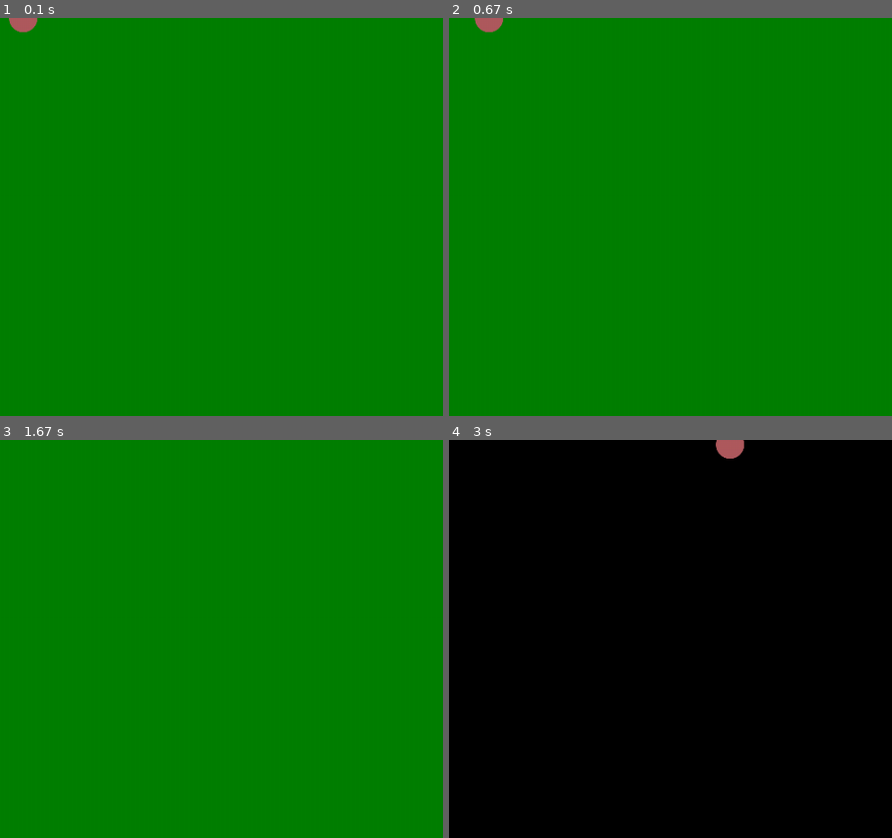
Above: before the commit, frames 1-4 (two rows, left to right).
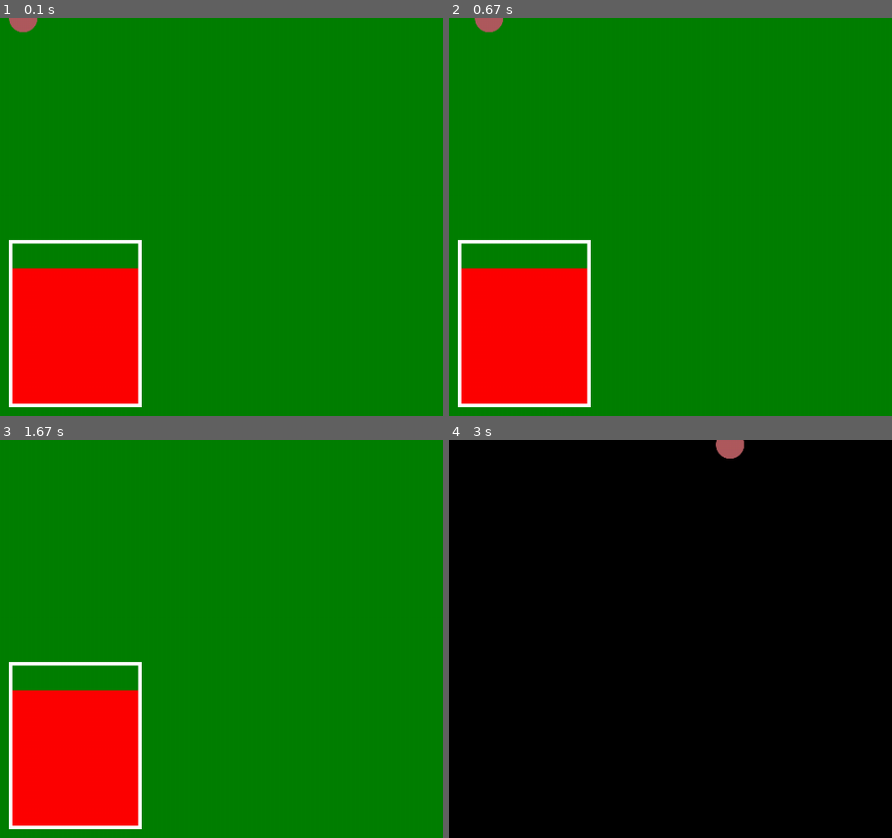
Above: after the commit, the same moments.

Repository: b7duongcs/PyGame-Disc-Golf
Game: pygame game, started from main.py
Two runs of this game, one before a commit and one after it. Both use one fixed random seed, a clock stepped at 60 frames per second and the inputs below.
Inputs:
- Up to frame 1 (0.1 s): no input
- Up to frame 2 (0.67 s): hold D from 0.33 s (still down)
- Up to frame 3 (1.67 s): release D at 0.8 s; hold W 0.83-1.13 s; hold D 1.17-1.63 s
- Up to frame 4 (3 s): no input
The pictures show only the part of the screen within x 0-50%, y 50-100%; the shares and areas given below are measured in that part.

The runs differ from the first frame. In frame 1, 11% of the frame differs, in the area x 2-32%, y 55-98%; in frame 2, 11%; in frame 3, 11%; in frame 4, nothing differs.

Commit message:
launch speed visualizer

Diff:
--- a/main.py
+++ b/main.py
@@ -23,16 +23,26 @@
 TIMER_FONT = pygame.font.Font('freesansbold.ttf', 32)
 GRAPH_FONT = pygame.font.Font('freesansbold.ttf', 10)
 
+#adjustment factors
+FT_TO_PIXELS = 5
+INTERVAL_LEN = 50
+BORDER = 10
+
 #disc constants
 DISC_SIZE = 32
 DISC_IMAGE = pygame.image.load(os.path.join('assets', 'disc_sprite.png'))
 DISC = pygame.transform.scale(DISC_IMAGE, (DISC_SIZE, DISC_SIZE))
-START_X = 10
+START_X = BORDER
 START_Y = (HEIGHT - DISC_SIZE) / 2
 
-#adjustment factors
-FT_TO_PIXELS = 5
-INTERVAL_LEN = 50
+#parameter controls
+MAX_SPEED = 27 #m/s
+PIXELS_PER_MS = 7
+PB_X = START_X
+PB_Y = HEIGHT - (MAX_SPEED * PIXELS_PER_MS + BORDER)
+PB_WIDTH = 150
+BAR_THICKNESS = 4
+POWER_BAR = pygame.Rect(PB_X, PB_Y, PB_WIDTH, MAX_SPEED * PIXELS_PER_MS)
 
 #xz graph constants
 GRAPH_UPPER_Y_BOUND = HEIGHT - 65
@@ -44,12 +54,30 @@
 GRAPH_TITLE_Y = GRAPH_UPPER_Y_BOUND - 20
 
 def draw_window(disc, parameters, graph_disc, colour, time, ticks=0):
+    power_bar_fill = pygame.Rect(PB_X + BAR_THICKNESS, PB_Y + PIXELS_PER_MS*(27 - parameters.launch_speed), PB_WIDTH - 2*BAR_THICKNESS, parameters.launch_speed * PIXELS_PER_MS - 3)
+
     WIN.fill(colour)
     WIN.blit(DISC, (disc.x, disc.y))
 
     timer = 0
     if time >= 0:
         timer = int(TIME_LIMIT / 1000 - int(time / 1000))
+
+        #launch rotation
+
+        #launch speed
+        pygame.draw.rect(WIN, WHITE, POWER_BAR, BAR_THICKNESS)
+        pygame.draw.rect(WIN, RED, power_bar_fill, 0)
+
+        #launch vertical angle
+
+        #launch horizontal angle
+
+        #launch nose angle
+
+        #launch roll angle
+
+
     else:
         timer = int(ticks/20)
 
@@ -61,7 +89,7 @@
         pygame.draw.rect(WIN, RED, graph_disc, 0)
 
     timer_text = TIMER_FONT.render(str(timer), True, WHITE)
-    WIN.blit(timer_text, (10,10))
+    WIN.blit(timer_text, (BORDER, BORDER))
 
     pygame.display.update()
 
